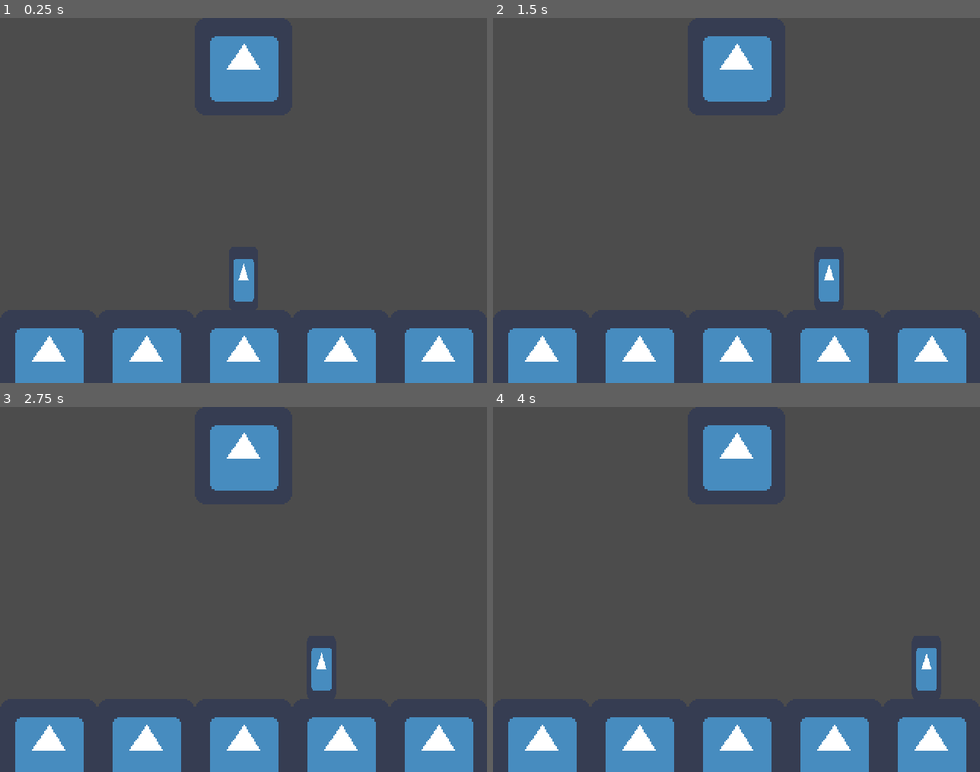
Above: before the commit, frames 1-4 (two rows, left to right).
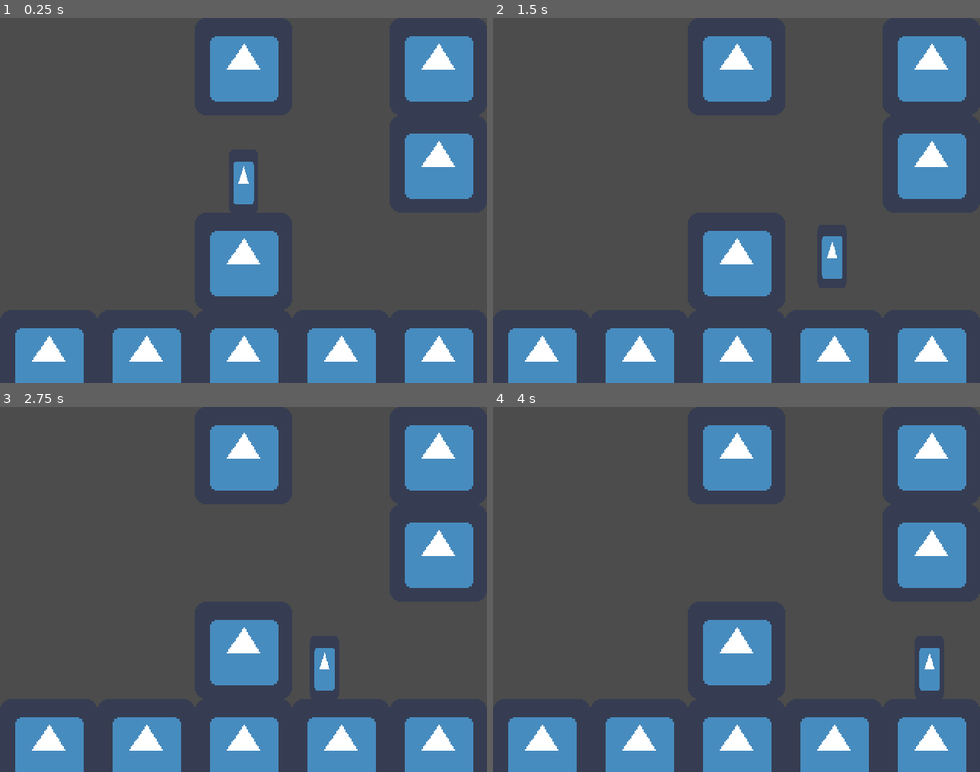
Above: after the commit, the same moments.

Repository: flyJV/MakeshiftMonikerGameProject1
Game: Godot game, scene res://GameScenes/GameCore.tscn
Same seed, same stepped clock (60 frames per second), same inputs: the game is played once before the commit and once after it. Before the commit the project starts from res://Scenes/GameCore.tscn. The engine's default icon, where the game draws it, is replaced by a stand-in: a white triangle on a blue panel in a dark square.
Inputs:
- Up to frame 1 (0.25 s): no input
- Up to frame 2 (1.5 s): tap Enter at 0.5 s; hold D (action_right) from 0.53 s (still down); tap W (action_up) at 0.77 s
- Up to frame 3 (2.75 s): tap W (action_up) at 1.52 s; release D (action_right) at 2.03 s; hold A (action_left) from 2.03 s (still down)
- Up to frame 4 (4 s): release A (action_left) at 2.78 s; hold D (action_right) from 2.78 s (still down); tap W (action_up) at 3.02, 3.77 s

The runs differ from the first frame. In frame 1, 7.7% of the frame differs, in the area x 43-98%, y 5-78%; in frame 2, 8.1%; in frame 3, 7.7%; in frame 4, 7.7%.

Commit message:
Restructure 1

Diff:
--- /dev/null
+++ b/GameScenes/GameCore.tscn
@@ -0,0 +1,18 @@
+[gd_scene load_steps=4 format=2]
+
+[ext_resource path="res://TileMaps/test.tres" type="TileSet" id=1]
+[ext_resource path="res://ObjectScenes/Player.tscn" type="PackedScene" id=2]
+[ext_resource path="res://Scripts/GameCore.gd" type="Script" id=4]
+
+[node name="GameCore" type="Node"]
+script = ExtResource( 4 )
+
+[node name="World" type="Node2D" parent="."]
+
+[node name="Level" type="TileMap" parent="World"]
+tile_set = ExtResource( 1 )
+format = 1
+tile_data = PoolIntArray( 65535, 0, 0, 2, 0, 0, 4, 0, 0, 6, 0, 0, 8, 0, 0, 10, 0, 0, 131071, 0, 0, 65540, 0, 0, 65542, 0, 0, 65546, 0, 0, 196607, 0, 0, 131074, 0, 0, 131082, 0, 0, 196608, 0, 0, 196609, 0, 0, 196610, 0, 0, 196611, 0, 0, 196612, 0, 0, 196613, 0, 0, 196614, 0, 0, 196615, 0, 0, 196617, 0, 0, 196618, 0, 0, 262148, 0, 0, 262154, 0, 0, 327684, 0, 0, 327690, 0, 0, 393220, 0, 0, 393226, 0, 0, 458757, 0, 0, 458758, 0, 0, 458759, 0, 0, 458760, 0, 0, 458761, 0, 0 )
+
+[node name="Player" parent="." instance=ExtResource( 2 )]
+position = Vector2( 160, 90 )
--- /dev/null
+++ b/ObjectScenes/Player.tscn
@@ -0,0 +1,20 @@
+[gd_scene load_steps=4 format=2]
+
+[ext_resource path="res://Scripts/PlayerController.gd" type="Script" id=1]
+[ext_resource path="res://icon.png" type="Texture" id=2]
+
+[sub_resource type="CapsuleShape2D" id=1]
+radius = 9.0
+height = 22.0
+
+[node name="Player" type="KinematicBody2D"]
+collision_layer = 17
+collision_mask = 17
+script = ExtResource( 1 )
+
+[node name="Ego" type="Sprite" parent="."]
+scale = Vector2( 0.3, 0.65 )
+texture = ExtResource( 2 )
+
+[node name="Collider" type="CollisionShape2D" parent="."]
+shape = SubResource( 1 )
--- a/Scenes/GameCore.tscn
+++ /dev/null
@@ -1,28 +0,0 @@
-[gd_scene load_steps=5 format=2]
-
-[ext_resource path="res://TileMaps/test.tres" type="TileSet" id=1]
-[ext_resource path="res://Scripts/PlayerController.gd" type="Script" id=2]
-[ext_resource path="res://icon.png" type="Texture" id=3]
-
-[sub_resource type="CapsuleShape2D" id=1]
-
-[node name="GameCore" type="Node"]
-
-[node name="World" type="Node2D" parent="."]
-
-[node name="Player" type="KinematicBody2D" parent="World"]
-position = Vector2( 160, 160 )
-script = ExtResource( 2 )
-move_V_on = false
-
-[node name="Ego" type="Sprite" parent="World/Player"]
-scale = Vector2( 0.3, 0.65 )
-texture = ExtResource( 3 )
-
-[node name="Collider" type="CollisionShape2D" parent="World/Player"]
-shape = SubResource( 1 )
-
-[node name="Level" type="TileMap" parent="World"]
-tile_set = ExtResource( 1 )
-format = 1
-tile_data = PoolIntArray( 2, 0, 0, 196608, 0, 0, 196609, 0, 0, 196610, 0, 0, 196611, 0, 0, 196612, 0, 0 )
--- /dev/null
+++ b/Scripts/GameCore.gd
@@ -0,0 +1,15 @@
+# GameCore - Code that should be referred to for main game stuff.
+# Should extend a normal Node.
+extends Node
+
+# Declare member variables here. Examples:
+export var keys = 0
+
+# OK, so it just quits right now
+func _input(_event):
+	if (Input.is_action_just_released("ui_cancel")):
+		get_tree().quit(0)
+
+# Just a test thing at the moment.
+func coolThing():
+	print_debug("Found me!")
--- a/Scripts/PlayerController.gd
+++ b/Scripts/PlayerController.gd
@@ -5,30 +5,23 @@
 export var move_V_on = true
 export var gravity_active = true
 export var speed = 64
-export var fall_sofen = 98
+export var fall_rate = 2
+var quiet
+var gameCore
 
 # Called when the node enters the scene tree for the first time.
 func _ready():
-	pass # Replace with function body.
+	# We will need this later.
+	gameCore = get_node("/root/GameCore")
+	if (gameCore != null):
+		gameCore.coolThing()
 
-
-# Called every frame. 'delta' is the elapsed time since the previous frame.
+# Called every physics frame.
 func _physics_process(_delta):
 	# Function variables
 	var move = Vector2(0, 0)
 	var fall = 0
 
-	# Gravity - just fall.
-	if (gravity_active):
-		if ((fall <= 0) && !is_on_floor()):
-			fall = 1
-		# Clear.
-		move.x = 0
-		# Calculate
-		fall += (fall * fall_sofen)
-		move.y = fall
-		# Drop.
-		move_and_slide(move)
 	# Clear.
 	move.y = 0
 	move.x = 0
@@ -44,6 +37,14 @@
 			move.y += -1
 		if (Input.is_action_pressed("action_down")):
 			move.y += 1
+	# Gravity - just fall.
+	if (gravity_active && !is_on_floor()):
+		# A naive attempt at velocity.
+		fall += fall_rate + fall
+		# Calculate
+		move.y += fall
+	else:
+		fall = 0
 	# Just move.
-	move_and_slide((move*speed))
+	quiet = move_and_slide((move*speed))
 	pass
--- a/project.godot
+++ b/project.godot
@@ -11,7 +11,7 @@
 [application]
 
 config/name="Untitled Project 1"
-run/main_scene="res://Scenes/GameCore.tscn"
+run/main_scene="res://GameScenes/GameCore.tscn"
 config/icon="res://icon.png"
 
 [display]
@@ -49,6 +49,21 @@
 "events": [ Object(InputEventKey,"resource_local_to_scene":false,"resource_name":"","device":0,"alt":false,"shift":false,"control":false,"meta":false,"command":false,"pressed":false,"scancode":68,"physical_scancode":0,"unicode":0,"echo":false,"script":null)
  ]
 }
+action_1={
+"deadzone": 0.5,
+"events": [ Object(InputEventKey,"resource_local_to_scene":false,"resource_name":"","device":0,"alt":false,"shift":false,"control":false,"meta":false,"command":false,"pressed":false,"scancode":32,"physical_scancode":0,"unicode":0,"echo":false,"script":null)
+ ]
+}
+action_2={
+"deadzone": 0.5,
+"events": [ Object(InputEventKey,"resource_local_to_scene":false,"resource_name":"","device":0,"alt":false,"shift":false,"control":false,"meta":false,"command":false,"pressed":false,"scancode":16777237,"physical_scancode":0,"unicode":0,"echo":false,"script":null)
+ ]
+}
+action_3={
+"deadzone": 0.5,
+"events": [ Object(InputEventKey,"resource_local_to_scene":false,"resource_name":"","device":0,"alt":false,"shift":false,"control":false,"meta":false,"command":false,"pressed":false,"scancode":16777238,"physical_scancode":0,"unicode":0,"echo":false,"script":null)
+ ]
+}
 
 [physics]
 
